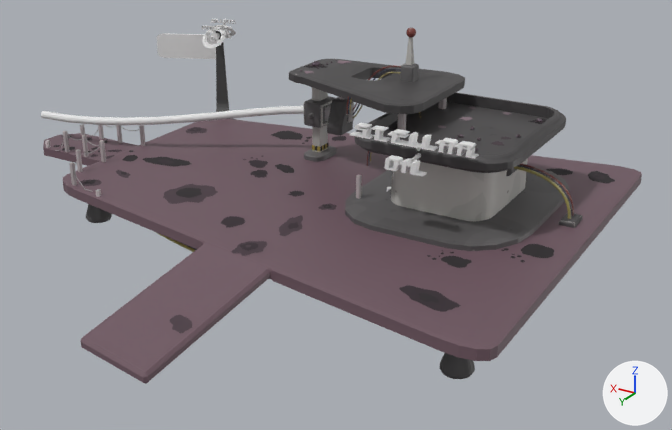
Before and after pictures for a commit that changed the FBX model Assets/Modelos/Gasolinera/Gasolinera.fbx.
Camera for both pictures: a 50 mm lens placed at (-47.1, 106.5, 42.3), pointed at (13.9, 4.9, -8.5). Every picture has the same lights, and +X, +Y and +Z are marked at lower right. The older version comes first. Where no turn or scale is listed for an object, it has been applied to the vertices. Vertices at exactly the same position are counted once.

Script lines for the objects in view, before the commit:
```python
ob_abandono_columnas = bpy.data.objects.new('Abandono_Columnas', me_abandono_columnas)
ob_abandono_columnas.location = (0.0, 0.0, 0.0)
ob_abandono_suelo = bpy.data.objects.new('Abandono_Suelo', me_abandono_suelo)
ob_abandono_suelo.location = (0.0, 0.0, 0.0)
ob_abandono_techo = bpy.data.objects.new('Abandono_Techo', me_abandono_techo)
ob_abandono_techo.location = (0.0, 0.0, 0.0)
ob_béziercurve = bpy.data.objects.new('BézierCurve', me_béziercurve_005)
ob_béziercurve.location = (21.0, -4.7, 2.7)
ob_cube_002 = bpy.data.objects.new('Cube.002', me_cube_003)
ob_cube_002.location = (-17.3, 0.0, -4.4)
ob_cube_003 = bpy.data.objects.new('Cube.003', me_cube_004)
ob_cube_003.location = (0.0, 0.0, 0.0)
ob_cube_004 = bpy.data.objects.new('Cube.004', me_cube_007)
ob_cube_004.location = (12.7, 25.0, -6.4)
ob_cube_007 = bpy.data.objects.new('Cube.007', me_cube_010)
ob_cube_007.location = (0.0, 0.0, 0.0)
ob_plane = bpy.data.objects.new('Plane', me_plane)
ob_plane.location = (0.0, 0.0, 0.0)
# me_plane
# before: 226 (18.4, 28.0, -4.9) at pixel (203, 244), 227 (18.1, 28.1, -4.5) at pixel (205, 242), 228 (18.4, 27.8, -4.5) at pixel (204, 240), 229 (18.8, 28.0, -4.5) at pixel (201, 241), 230 (18.1, 28.1, -5.9)
# before: 231 (18.4, 28.0, -5.5), 232 (18.8, 28.0, -5.9), 233 (18.4, 27.7, -5.9), 234 (7.5, 29.9, -5.5) at pixel (270, 277), 235 (7.8, 29.9, -5.9) at pixel (268, 279)
# before: 236 (7.5, 29.6, -5.9) at pixel (271, 279), 237 (7.1, 30.0, -5.9) at pixel (272, 280), 238 (7.8, 29.9, -4.5) at pixel (267, 268), 239 (7.5, 29.9, -4.9) at pixel (269, 272), 240 (7.1, 30.0, -4.5) at pixel (272, 270)
# before: 241 (7.5, 29.7, -4.5) at pixel (270, 267), 242 (9.7, 48.6, -8.5) at pixel (145, 372), 243 (9.7, 49.0, -8.9) at pixel (143, 377), 244 (9.3, 48.7, -8.8) at pixel (147, 376), 245 (19.9, 46.8, -8.5) at pixel (82, 336)
# before: 246 (20.3, 46.8, -8.8) at pixel (81, 338), 247 (20.0, 47.2, -8.9) at pixel (80, 341), 248 (20.3, 46.8, -9.5) at pixel (81, 343), 249 (19.9, 46.8, -9.8) at pixel (84, 347), 250 (20.0, 47.2, -9.5) at pixel (81, 346)
# before: 251 (9.7, 48.6, -9.8) at pixel (146, 383), 252 (9.3, 48.7, -9.5) at pixel (148, 381), 253 (9.7, 49.0, -9.5) at pixel (143, 382)
# also in view: 'Text.003' at (-2.0, 13.8, 6.5); 'Cube.001' at (53.1, -12.8, 6.9)
```
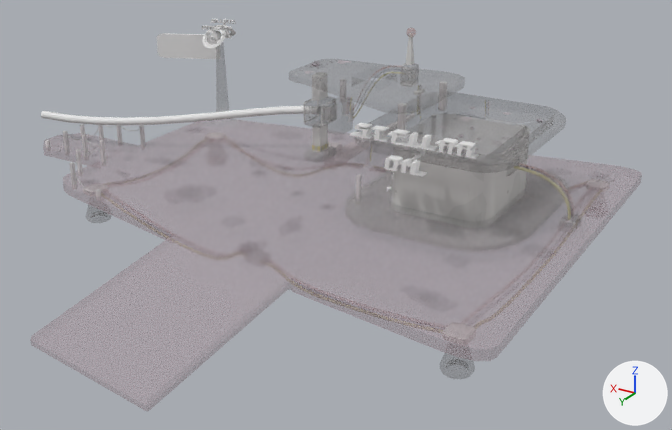
What differs and where, as boxes (x1, y1, x2, y2) in the pictures (672 x 430 px; the box of a moved part takes in the faces that stretch with it):
'Plane', surface changed, reshaped (not visible afterwards)
    before: (43, 31, 642, 384)
'Cube.003', surface changed
    both: (45, 33, 566, 251)
'Abandono_Suelo', surface changed
    both: (54, 127, 615, 333)
'Cube.004', surface changed
    both: (156, 232, 195, 252)
'Cube.007', surface changed (lighter)
    both: (325, 102, 354, 123)
'Cube.002', surface changed
    both: (514, 166, 571, 220)
'Abandono_Techo', surface changed
    both: (300, 60, 546, 166)
'Abandono_Columnas', surface changed
    both: (55, 112, 421, 192)
part 1 of me_plane, moved or reshaped (not visible afterwards)
    before: (75, 189, 441, 384)

Diff of the bpy script that builds the scene:
```diff
--- a/Assets/Modelos/Gasolinera/Gasolinera.fbx.py
+++ b/Assets/Modelos/Gasolinera/Gasolinera.fbx.py
@@ img_gasolinera_detalles_png @@
-img_gasolinera_detalles_png = load_image('Gasolinera_Detalles.png', 'Gasolinera_Detalles.png', 256, 128, 'sRGB')
+img_gasolinera_detalles_png = load_image('Gasolinera_Detalles.png', 'Gasolinera_Detalles.png', 256, 128, 'Non-Color')
@@ img_caja_png @@
-img_caja_png = load_image('Caja.png', 'Caja.png', 4096, 4096, 'sRGB')
+img_caja_png = load_image('Caja.png', 'Caja.png', 4096, 4096, 'Non-Color')
@@ img_gasolinera_png @@
-img_gasolinera_png = load_image('Gasolinera.png', 'Gasolinera.png', 4096, 4096, 'sRGB')
+img_gasolinera_png = load_image('Gasolinera.png', 'Gasolinera.png', 4096, 4096, 'Non-Color')
@@ img_cube_002_base_color_png @@
-img_cube_002_base_color_png = load_image('Cube.002 Base Color.png', 'Cube.002 Base Color.png', 1024, 1024, 'sRGB')
+img_cube_002_base_color_png = load_image('Cube.002 Base Color.png', 'Cube.002 Base Color.png', 1024, 1024, 'Non-Color')
@@ img_cube_004_base_color_001_png @@
-img_cube_004_base_color_001_png = load_image('Cube.004 Base Color.001.png', 'Cube.004 Base Color.001.png', 1024, 1024, 'sRGB')
+img_cube_004_base_color_001_png = load_image('Cube.004 Base Color.001.png', 'Cube.004 Base Color.001.png', 1024, 1024, 'Non-Color')
@@ img_plane_base_color_png @@
-img_plane_base_color_png = load_image('Plane Base Color.png', 'Plane Base Color.png', 4096, 4096, 'sRGB')
+img_plane_base_color_png = load_image('Plane Base Color.png', 'Plane Base Color.png', 4096, 4096, 'Non-Color')
@@ mat_gasolinera_detalles @@
 n2 = _N.new('ShaderNodeTexImage'); n2.name = 'Image Texture'
 n0 = _N.new('ShaderNodeBsdfPrincipled'); n0.name = 'Principled BSDF'
 n2.image = img_gasolinera_detalles_png
+n3 = _N.new('ShaderNodeTexImage'); n3.name = 'Image Texture.001'
+n3.image = img_gasolinera_detalles_png
 _L.new(n2.outputs[0], n0.inputs[0])  # 'Color' to 'Base Color'
-_L.new(n2.outputs[1], n0.inputs[4])  # 'Alpha' to 'Alpha'
 _L.new(n0.outputs[0], n1.inputs[0])  # 'BSDF' to 'Surface'
+_L.new(n3.outputs[0], n0.inputs[4])  # 'Color' to 'Alpha'
@@ mat_material_012 @@
 n2 = _N.new('ShaderNodeTexImage'); n2.name = 'Image Texture'
 n0 = _N.new('ShaderNodeBsdfPrincipled'); n0.name = 'Principled BSDF'
 n2.image = img_caja_png
+n3 = _N.new('ShaderNodeTexImage'); n3.name = 'Image Texture.001'
+n3.image = img_caja_png
 _L.new(n2.outputs[0], n0.inputs[0])  # 'Color' to 'Base Color'
-_L.new(n2.outputs[1], n0.inputs[4])  # 'Alpha' to 'Alpha'
 _L.new(n0.outputs[0], n1.inputs[0])  # 'BSDF' to 'Surface'
+_L.new(n3.outputs[0], n0.inputs[4])  # 'Color' to 'Alpha'
@@ mat_material_006 @@
 n2 = _N.new('ShaderNodeTexImage'); n2.name = 'Image Texture'
 n0 = _N.new('ShaderNodeBsdfPrincipled'); n0.name = 'Principled BSDF'
 n2.image = img_gasolinera_png
+n3 = _N.new('ShaderNodeTexImage'); n3.name = 'Image Texture.001'
+n3.image = img_gasolinera_png
 _L.new(n2.outputs[0], n0.inputs[0])  # 'Color' to 'Base Color'
-_L.new(n2.outputs[1], n0.inputs[4])  # 'Alpha' to 'Alpha'
 _L.new(n0.outputs[0], n1.inputs[0])  # 'BSDF' to 'Surface'
+_L.new(n3.outputs[0], n0.inputs[4])  # 'Color' to 'Alpha'
@@ mat_material_009 @@
 n2 = _N.new('ShaderNodeTexImage'); n2.name = 'Image Texture'
 n0 = _N.new('ShaderNodeBsdfPrincipled'); n0.name = 'Principled BSDF'
 n2.image = img_cube_004_base_color_001_png
+n3 = _N.new('ShaderNodeTexImage'); n3.name = 'Image Texture.001'
+n3.image = img_cube_004_base_color_001_png
 _L.new(n2.outputs[0], n0.inputs[0])  # 'Color' to 'Base Color'
-_L.new(n2.outputs[1], n0.inputs[4])  # 'Alpha' to 'Alpha'
 _L.new(n0.outputs[0], n1.inputs[0])  # 'BSDF' to 'Surface'
+_L.new(n3.outputs[0], n0.inputs[4])  # 'Color' to 'Alpha'
@@ mat_material_013 @@
 n2 = _N.new('ShaderNodeTexImage'); n2.name = 'Image Texture'
 n0 = _N.new('ShaderNodeBsdfPrincipled'); n0.name = 'Principled BSDF'
 n2.image = img_plane_base_color_png
+n3 = _N.new('ShaderNodeTexImage'); n3.name = 'Image Texture.001'
+n3.image = img_plane_base_color_png
 _L.new(n2.outputs[0], n0.inputs[0])  # 'Color' to 'Base Color'
-_L.new(n2.outputs[1], n0.inputs[4])  # 'Alpha' to 'Alpha'
 _L.new(n0.outputs[0], n1.inputs[0])  # 'BSDF' to 'Surface'
+_L.new(n3.outputs[0], n0.inputs[4])  # 'Color' to 'Alpha'
@@ me_plane @@
-me_plane.from_pydata(...)  # 270 vertices, 247 faces; spans x -20.6..63.8, y -23.7..49.0, z -9.8..9.9
+me_plane.from_pydata(...)  # 270 vertices, 247 faces; spans x -20.6..63.8, y -23.7..52.5, z -9.8..9.9
+# me_plane part 1
+for i in [*range(234, 242)]: me_plane.vertices[i].co += Vector((-3.3, 1.0, 0.0))
+for i in [*range(226, 234)]: me_plane.vertices[i].co += Vector((4.9, 0.0, 0.0))
+for i in [242, 243, 244, 251, 252, 253]: me_plane.vertices[i].co += Vector((-3.3, 3.5, 0.0))
+for i in [*range(245, 251)]: me_plane.vertices[i].co += Vector((4.9, 2.5, 0.0))
 me_plane.materials.append(mat_material_013)
```
